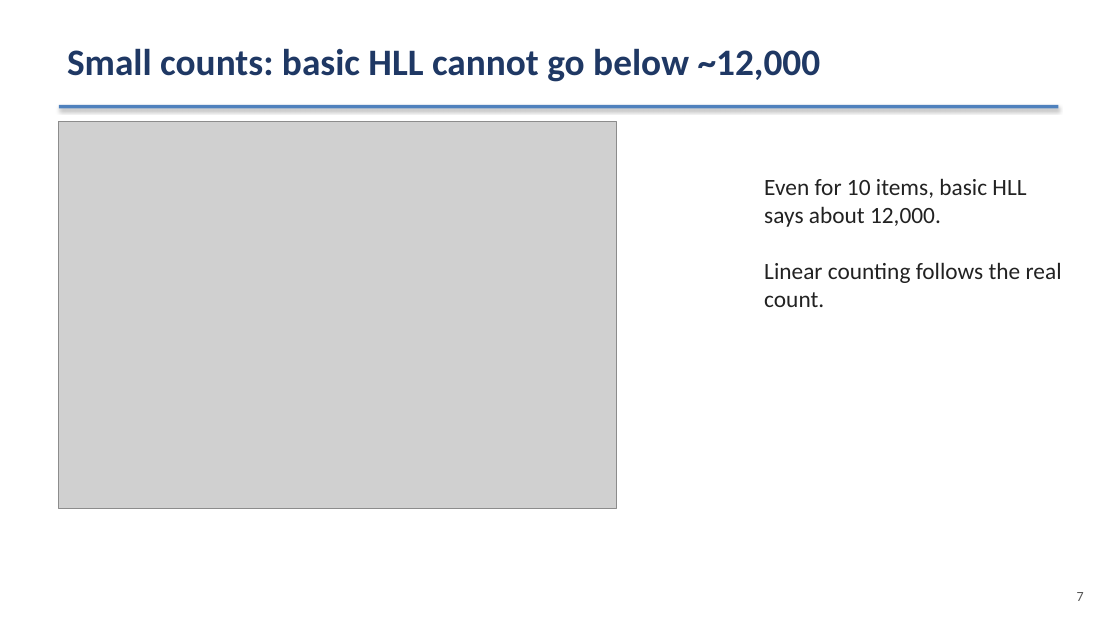
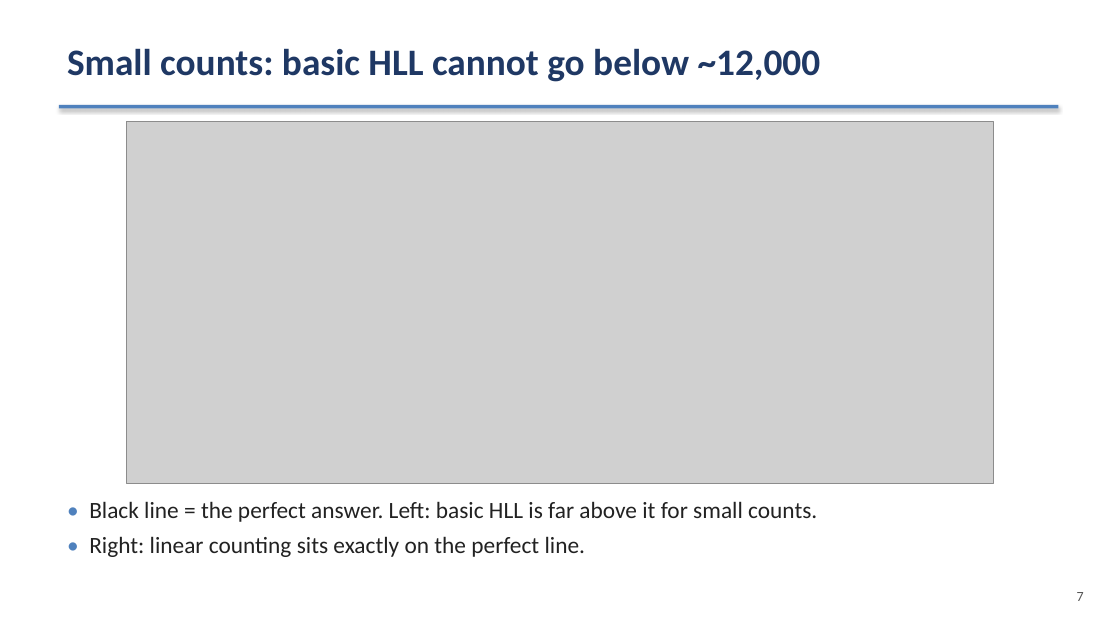
Before and after one commit to nkokhre/HyperLogLog-Research-Project, a slide deck: slide 7 of slides.pptx. Drawn at 1120x630 pixels with LibreOffice and Linux fonts; fonts in the diff are those of the drawing; grey boxes stand for pictures. Boxes give left, top, right and bottom in pixels: in the first picture for what was removed or moved away, otherwise in the second. Text is boxed around its words. In the diff, an @@ line names an element or a change of style, - is before the commit and + after.

```diff
--- a/slides.pptx
+++ b/slides.pptx
@@ picture: place and size @@
-picture at bbox=[59, 122, 616, 508]
+picture at bbox=[127, 122, 994, 483]
@@ text at bbox=[89, 501, 817, 557]: text changed @@
-Even for 10 items, basic HLL says about 12,000.
-Linear counting follows the real count.
+• Black line = the perfect answer. Left: basic HLL is far above it for small counts.
+• Right: linear counting sits exactly on the perfect line.
```
Also in this commit, not shown: 3 other slides changed, 39 other files.
